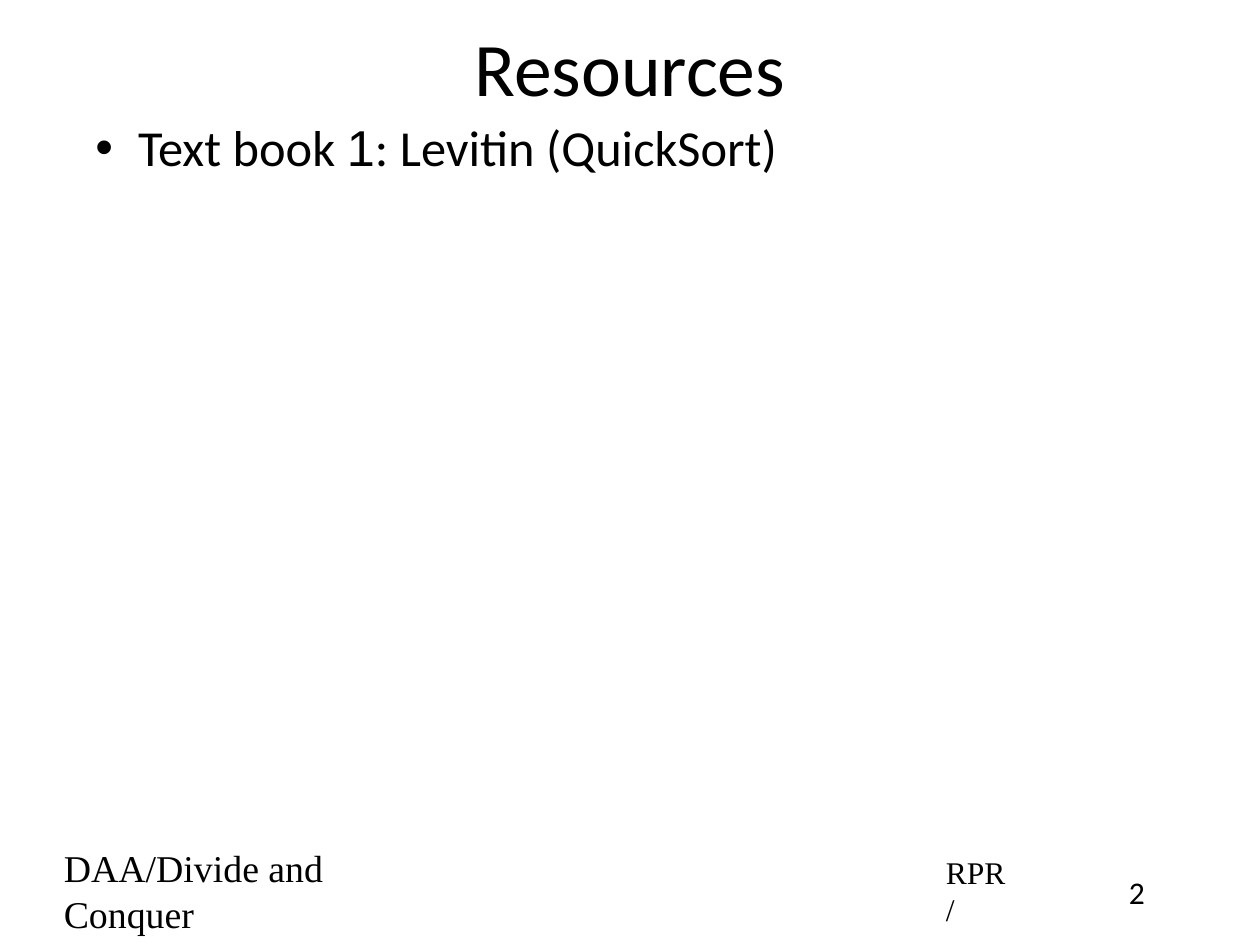
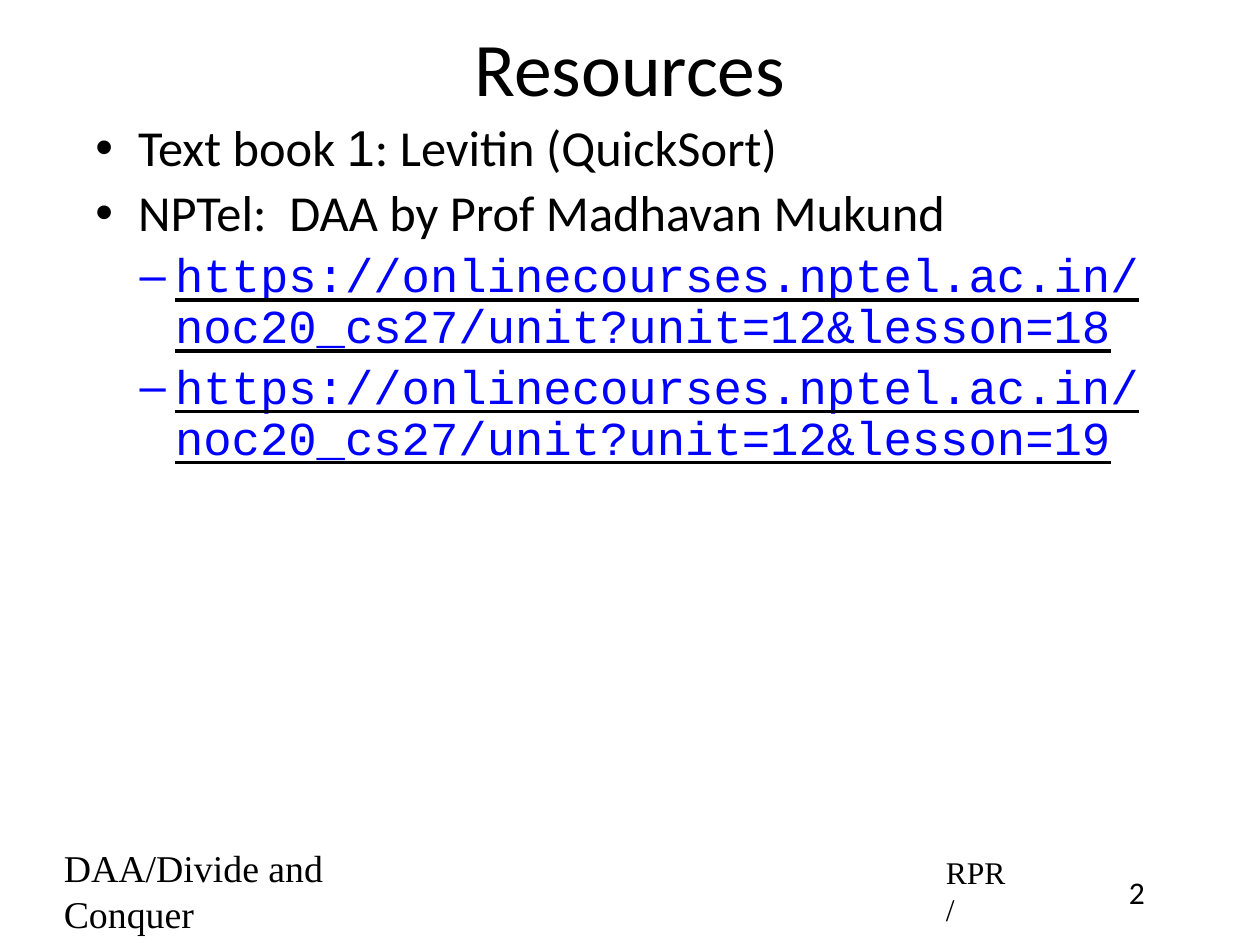
Before and after one commit to rprustagi/2019_20-Even-18CS42-DAA, a slide deck: slide 2 of Slides/2020-Even-DAA-L12-Divide-Conquer-Quicksort.pptx. Drawn at 1260x945 pixels with LibreOffice and Linux fonts; fonts in the diff are those of the drawing. Boxes give left, top, right and bottom in pixels: in the first picture for what was removed or moved away, otherwise in the second. Text is boxed around its words. In the diff, an @@ line names an element or a change of style, - is before the commit and + after.

Commit message:
NPTel links incorporated

```diff
--- a/Slides/2020-Even-DAA-L12-Divide-Conquer-Quicksort.pptx
+++ b/Slides/2020-Even-DAA-L12-Divide-Conquer-Quicksort.pptx
@@ text at [138,196,1139,464]: paragraphs added @@
+• NPTel: DAA by Prof Madhavan Mukund
+  – https://onlinecourses.nptel.ac.in/noc20_cs27/unit?unit=12&lesson=18
+  – https://onlinecourses.nptel.ac.in/noc20_cs27/unit?unit=12&lesson=19
```
Also in this commit, not shown: 2 other slides changed, 3 other files.
